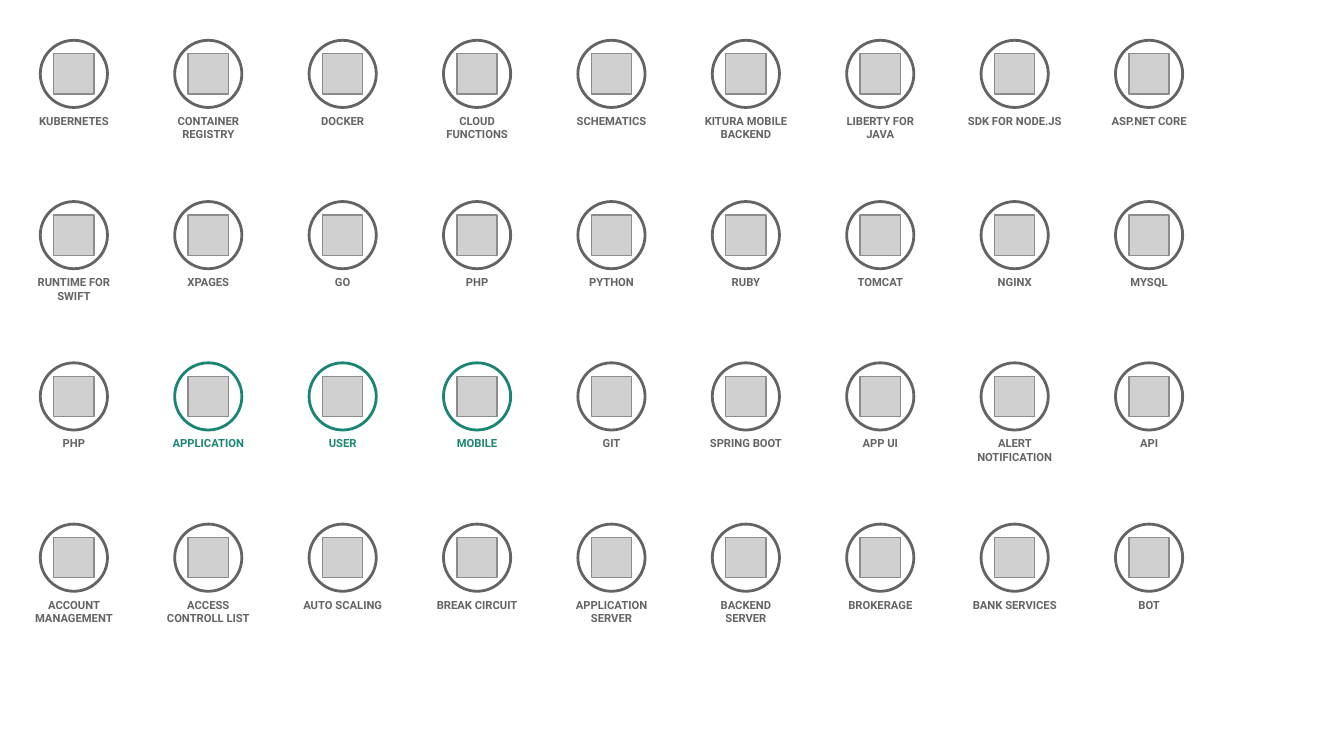
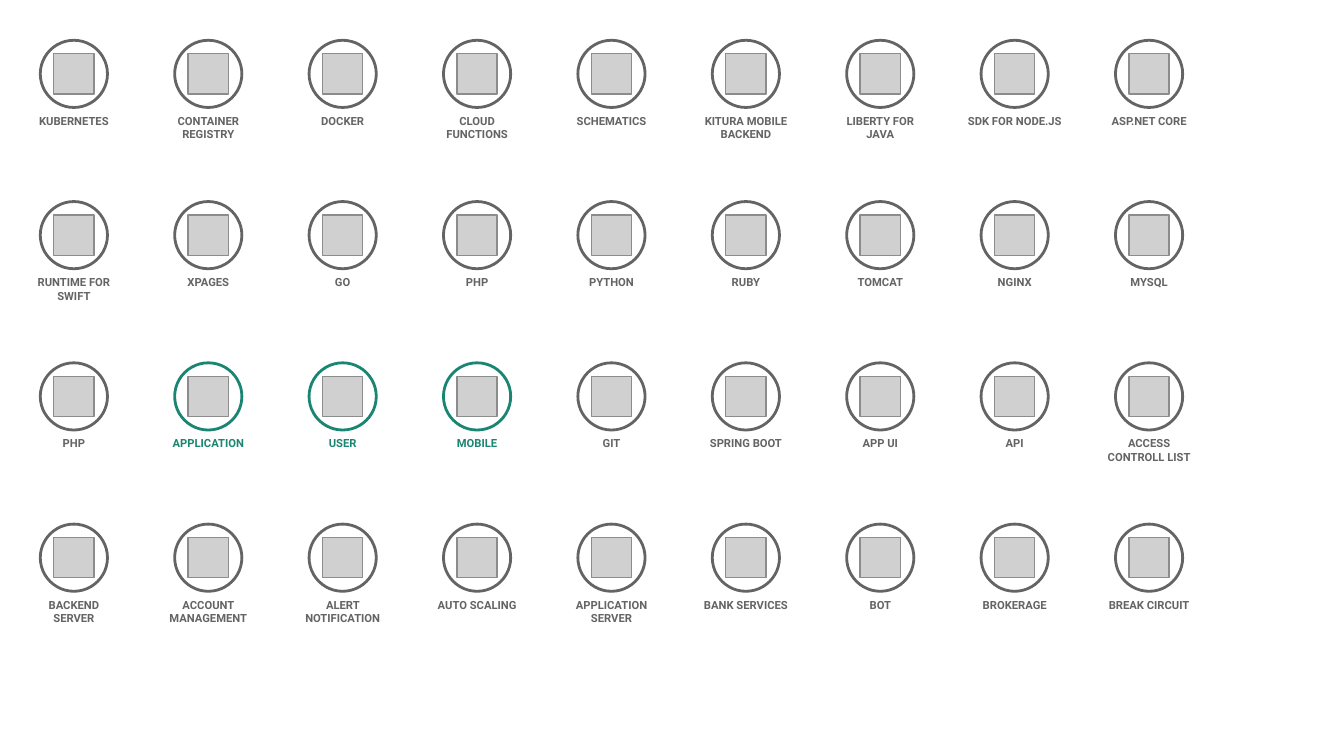
Before and after one commit to l2fprod/myarchitecture, a slide deck: slide 9 of mycatalog-architecture-diagram-template.pptx (slide 8 before the commit). Drawn at 1344x756 pixels with LibreOffice and Linux fonts; fonts in the diff are those of the drawing; grey boxes stand for pictures. Boxes give left, top, right and bottom in pixels: in the first picture for what was removed or moved away, otherwise in the second. Text is boxed around its words. In the diff, an @@ line names an element or a change of style, - is before the commit and + after.

```diff
--- a/mycatalog-architecture-diagram-template.pptx
+++ b/mycatalog-architecture-diagram-template.pptx
@@ text "API": place and size @@
-text "API" at (1140, 439, 1158, 447)
+text "API" at (1006, 439, 1024, 447)
@@ text "ACCESS CONTROLL LIST": place and size @@
-text "ACCESS CONTROLL LIST" at (167, 601, 250, 622)
+text "ACCESS CONTROLL LIST" at (1108, 439, 1190, 461)
@@ text "ALERT NOTIFICATION": place and size @@
-text "ALERT NOTIFICATION" at (977, 439, 1052, 461)
+text "ALERT NOTIFICATION" at (305, 601, 380, 622)
@@ 3 texts: place and size @@
-3 texts at (35, 601, 912, 622)
+3 texts at (169, 601, 1047, 622)
@@ text added at (49, 601, 100, 622), 6 pt, text #646365, bold @@
+BACKEND SERVER
@@ text removed at (437, 601, 518, 609) @@
-BREAK CIRCUIT
@@ text at (704, 601, 787, 609): text changed @@
-BACKEND SERVER
+BANK SERVICES
@@ text added at (870, 601, 891, 609), 6 pt, text #646365, bold @@
+BOT
@@ text removed at (973, 601, 1056, 609) @@
-BANK SERVICES
@@ text at (1109, 601, 1190, 609): text changed @@
-BOT
+BREAK CIRCUIT
```
Also in this commit, not shown: 8 other slides changed, 1 slide added.
